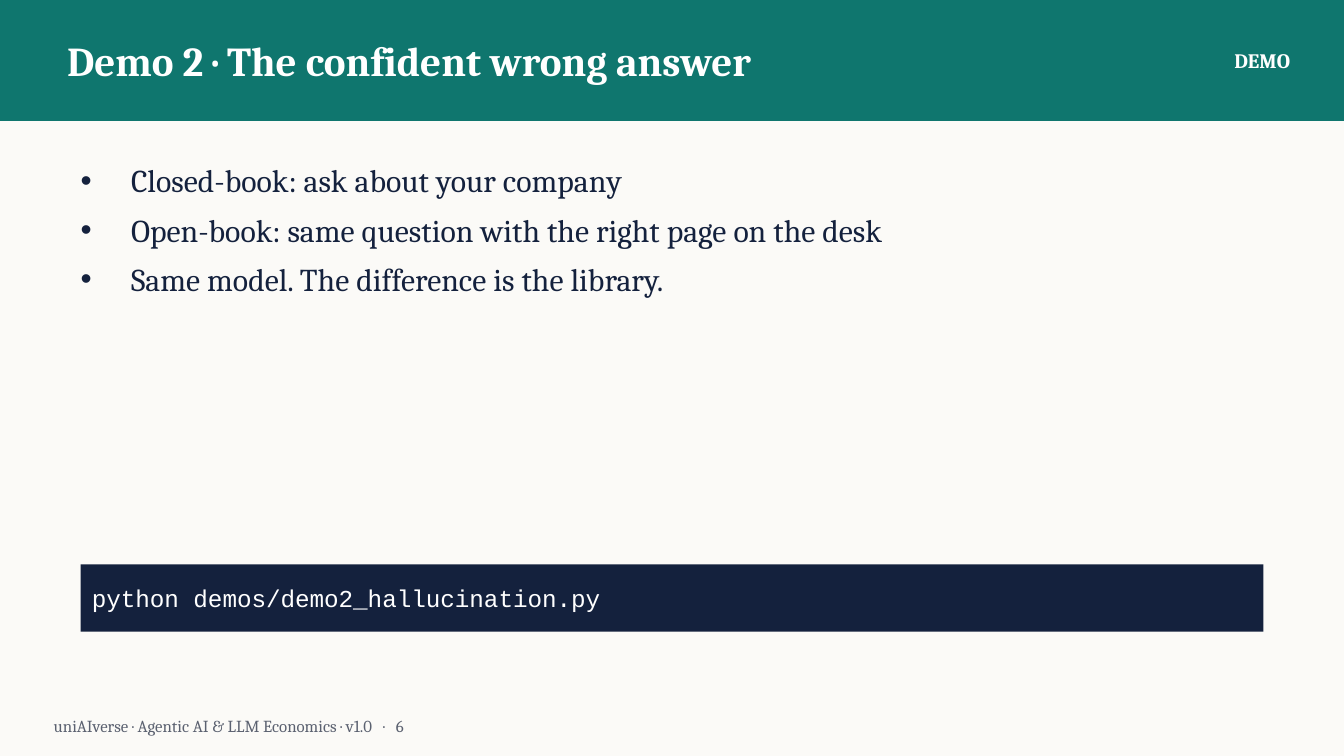
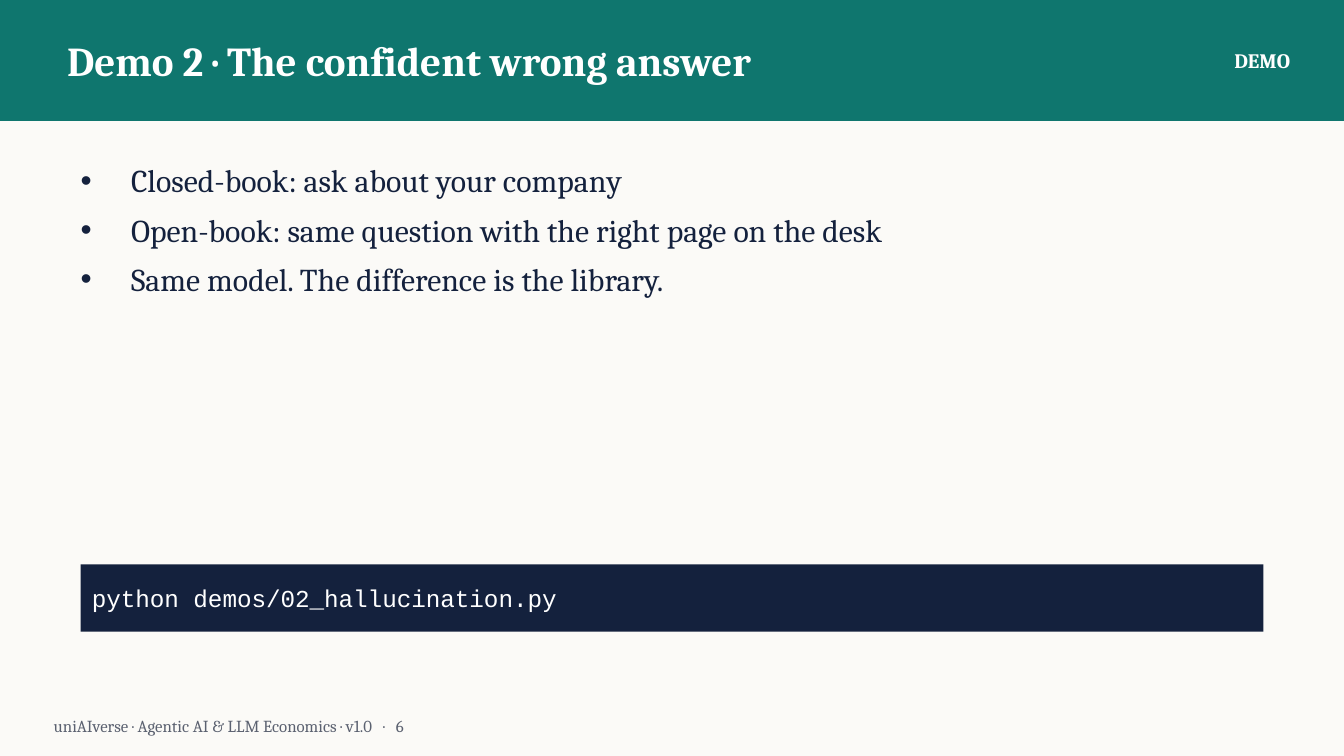
Before and after one commit to The-UniAiverse/Portfolio, a slide deck: slide 6 of training-materials/agentic-ai-workshop/Agentic-AI-LLM-Economics.pptx. Drawn at 1344x756 pixels with LibreOffice and Linux fonts; fonts in the diff are those of the drawing. Boxes give left, top, right and bottom in pixels: in the first picture for what was removed or moved away, otherwise in the second. Text is boxed around its words. In the diff, an @@ line names an element or a change of style, - is before the commit and + after.

Commit message:
chore: consolidate demo names in deck and guides; rebuild deck

```diff
--- a/training-materials/agentic-ai-workshop/Agentic-AI-LLM-Economics.pptx
+++ b/training-materials/agentic-ai-workshop/Agentic-AI-LLM-Economics.pptx
@@ text in rectangle at (x1=92, y1=590, x2=556, y2=612): text changed @@
-python demos/demo2_hallucination.py
+python demos/02_hallucination.py
```
Also in this commit, not shown: 6 other slides changed, 3 other files.
